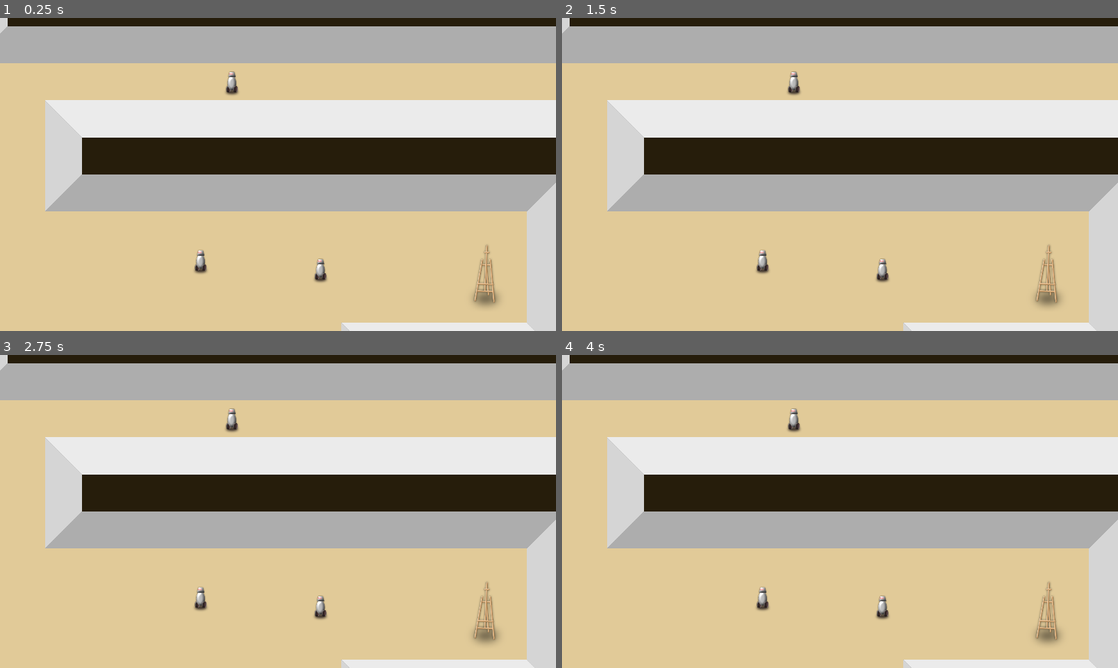
Above: before the commit, frames 1-4 (two rows, left to right).
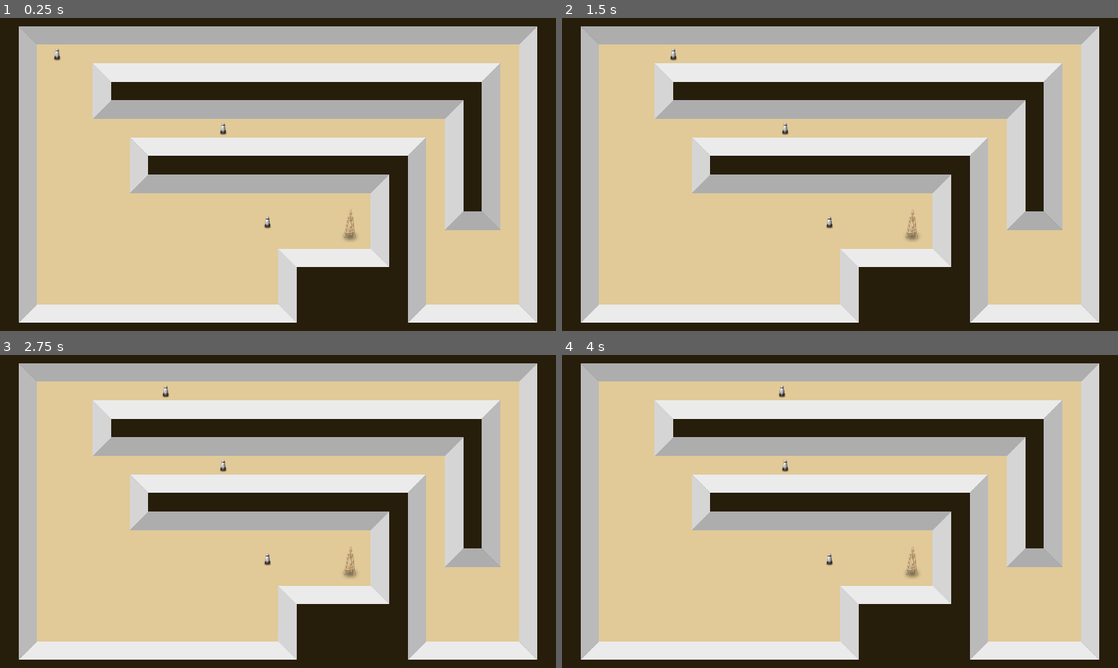
Above: after the commit, the same moments.

Repository: vibrunazo/godot-laststand
Game: Godot game, scene res://scenes/game.tscn
Two runs of this game, one before a commit and one after it. Both use one fixed random seed, a clock stepped at 60 frames per second and the inputs below. Before the commit the project starts from res://game.tscn.
Inputs:
- Up to frame 1 (0.25 s): no input
- Up to frame 2 (1.5 s): tap Enter at 0.5 s
- Up to frame 3 (2.75 s): no input
- Up to frame 4 (4 s): tap Space at 3.5 s

The runs differ from the first frame. In frame 1, 63% of the frame differs, in the area x 0-100%, y 0-100%; in frame 2, 63%; in frame 3, 63%; in frame 4, 63%.

Commit message:
enemy moving

Diff:
--- a/project.godot
+++ b/project.godot
@@ -11,7 +11,7 @@
 [application]
 
 config/name="Laststand"
-run/main_scene="res://game.tscn"
+run/main_scene="res://scenes/game.tscn"
 config/features=PackedStringArray("4.2", "GL Compatibility")
 config/icon="res://icon.svg"
 
@@ -28,3 +28,4 @@
 
 renderer/rendering_method="gl_compatibility"
 renderer/rendering_method.mobile="gl_compatibility"
+textures/vram_compression/import_etc2_astc=true
--- /dev/null
+++ b/scenes/enemy.gd
@@ -0,0 +1,11 @@
+extends PathFollow2D
+
+@export var SPEED = 100.0
+
+# Called when the node enters the scene tree for the first time.
+func _ready():
+	pass # Replace with function body.
+
+
+func _physics_process(delta):
+	progress += delta * SPEED
--- /dev/null
+++ b/scenes/enemy.tscn
@@ -0,0 +1,12 @@
+[gd_scene load_steps=3 format=3 uid="uid://d175g5ac1ab72"]
+
+[ext_resource type="Script" path="res://scenes/enemy.gd" id="1_4wxmt"]
+[ext_resource type="Texture2D" uid="uid://cg5ouej5vucv7" path="res://assets/tex/robot.png" id="2_4xa3w"]
+
+[node name="Enemy" type="PathFollow2D"]
+position = Vector2(-1600, -832)
+script = ExtResource("1_4wxmt")
+SPEED = 300.0
+
+[node name="Robot" type="Sprite2D" parent="."]
+texture = ExtResource("2_4xa3w")
--- a/game.tscn
+++ b/scenes/game.tscn
@@ -1,7 +1,8 @@
-[gd_scene load_steps=7 format=3 uid="uid://dy48vujtsqyyq"]
+[gd_scene load_steps=9 format=3 uid="uid://dy48vujtsqyyq"]
 
-[ext_resource type="Script" path="res://game.gd" id="1_enj8k"]
+[ext_resource type="Script" path="res://scenes/game.gd" id="1_enj8k"]
 [ext_resource type="Texture2D" uid="uid://ctfuqf4ddgd8o" path="res://assets/tex/artstand.png" id="2_8icgr"]
+[ext_resource type="PackedScene" uid="uid://d175g5ac1ab72" path="res://scenes/enemy.tscn" id="3_ch801"]
 [ext_resource type="Texture2D" uid="uid://cg5ouej5vucv7" path="res://assets/tex/robot.png" id="3_xhur8"]
 [ext_resource type="Texture2D" uid="uid://clqmtykrn8bnw" path="res://assets/tex/terrain.png" id="4_vq1w5"]
 
@@ -31,6 +32,12 @@
 tile_size = Vector2i(128, 128)
 sources/1 = SubResource("TileSetAtlasSource_vmc6w")
 
+[sub_resource type="Curve2D" id="Curve2D_jy3kb"]
+_data = {
+"points": PackedVector2Array(0, 0, 0, 0, -1600, -832, 0, 0, 0, 0, 1600, -832, 0, 0, 0, 0, 1600, 576, 0, 0, 0, 0, 1088, 576, 0, 0, 0, 0, 1088, -320, 0, 0, 0, 0, -1088, -320, 0, 0, 0, 0, -1088, 192, 0, 0, 0, 0, 64, 192, 0, 0, 0, 0, 64, 448, 0, 0, 0, 0, 512, 448)
+}
+point_count = 10
+
 [node name="Game" type="Node2D"]
 script = ExtResource("1_enj8k")
 
@@ -39,13 +46,14 @@
 format = 2
 layer_0/tile_data = PackedInt32Array(0, 458753, 1, 1, 458753, 1, -65536, 131073, 2, -65535, 131073, 2, -1, 131073, 2, 6 …(11971 unchanged characters)…
 
+[node name="Path2D" type="Path2D" parent="TileMap"]
+curve = SubResource("Curve2D_jy3kb")
+
+[node name="Enemy" parent="TileMap/Path2D" instance=ExtResource("3_ch801")]
+
 [node name="Artstand" type="Sprite2D" parent="."]
 position = Vector2(499, 344)
 texture = ExtResource("2_8icgr")
-
-[node name="Robot" type="Sprite2D" parent="."]
-position = Vector2(-486, 297)
-texture = ExtResource("3_xhur8")
 
 [node name="Robot3" type="Sprite2D" parent="."]
 position = Vector2(-378, -319)
@@ -56,4 +64,4 @@
 texture = ExtResource("3_xhur8")
 
 [node name="Camera2D" type="Camera2D" parent="."]
-position = Vector2(-219, 0)
+zoom = Vector2(0.5, 0.5)
Not shown, added: export_presets.cfg
Renamed: game.gd -> scenes/game.gd
